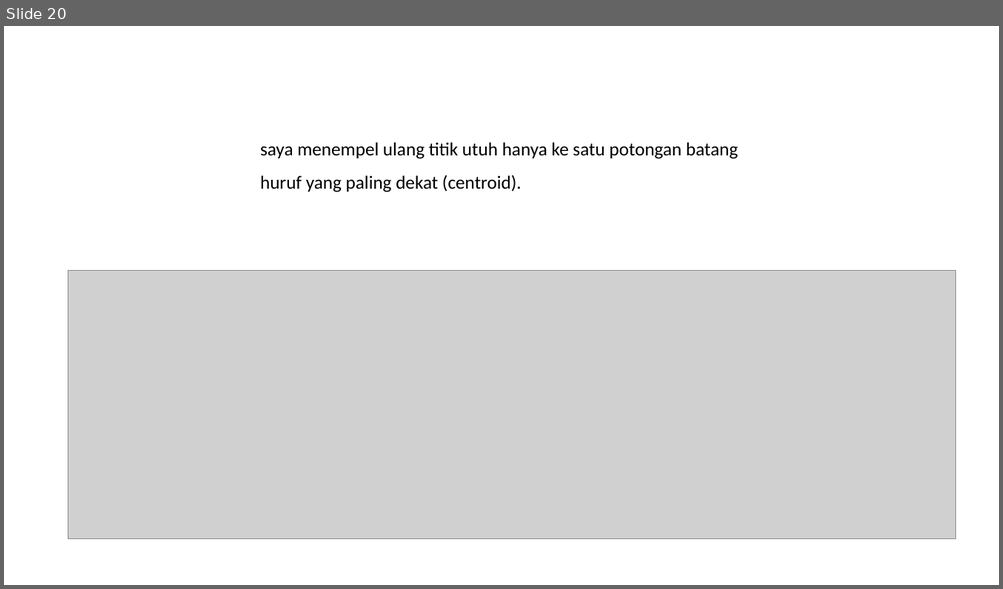
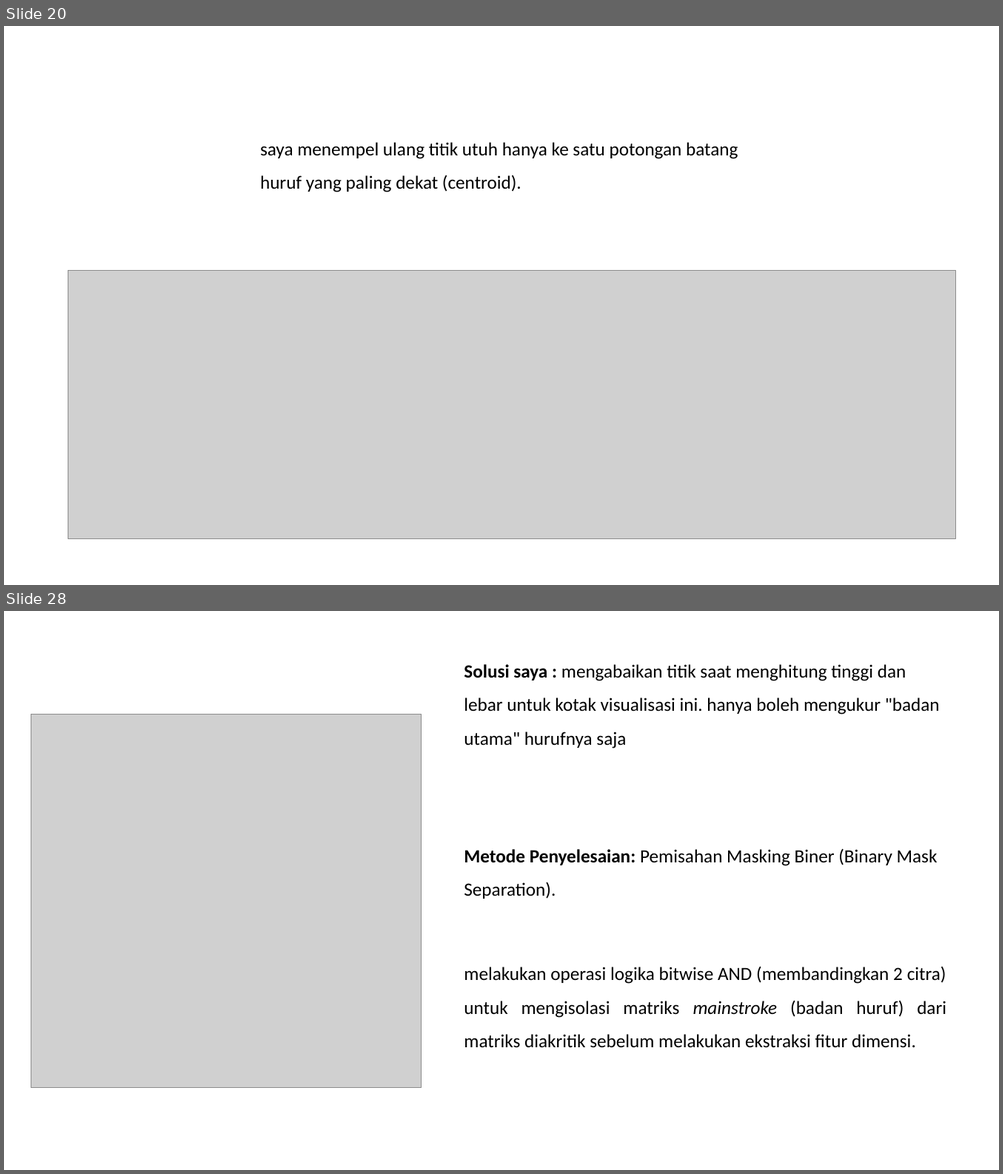
Before and after one commit to fajrullll/TA, a slide deck: LAPORAN PROGRES TUGAS AKHIR.pptx. Shown one above the other, each under a label of ours: slide 20 before the commit, slides 20 and 28 after it; the slides between them are not shown. The pictures are 1003x589 and 1003x1174 pixels, drawn with LibreOffice and Linux fonts; fonts in the diff are those of the drawing; grey boxes stand for pictures. Boxes give left, top, right and bottom in pixels: in the first picture for what was removed or moved away, otherwise in the second. Text is boxed around its words. In the diff, an @@ line names an element or a change of style, - is before the commit and + after.

```diff
--- a/LAPORAN PROGRES TUGAS AKHIR.pptx
+++ b/LAPORAN PROGRES TUGAS AKHIR.pptx
@@ slide 28 added at (4,611,999,1170), background #FFFFFF @@
@@ text added at (464,664,939,749), 18 pt, text #000000 @@
+Solusi saya : mengabaikan titik saat menghitung tinggi dan lebar untuk kotak visualisasi ini. hanya boleh mengukur "badan utama" hurufnya saja
@@ picture added at (31,714,421,1088) @@
@@ text added at (464,849,937,899), 18 pt, text #000000 @@
+Metode Penyelesaian: Pemisahan Masking Biner (Binary Mask Separation).
@@ text added at (464,966,946,1048), 18 pt, text #000000 @@
+melakukan operasi logika bitwise AND (membandingkan 2 citra) untuk mengisolasi matriks mainstroke (badan huruf) dari matriks diakritik sebelum melakukan ekstraksi fitur dimensi.
```
Also in this commit, not shown: 23 other slides added, 13 other files.
